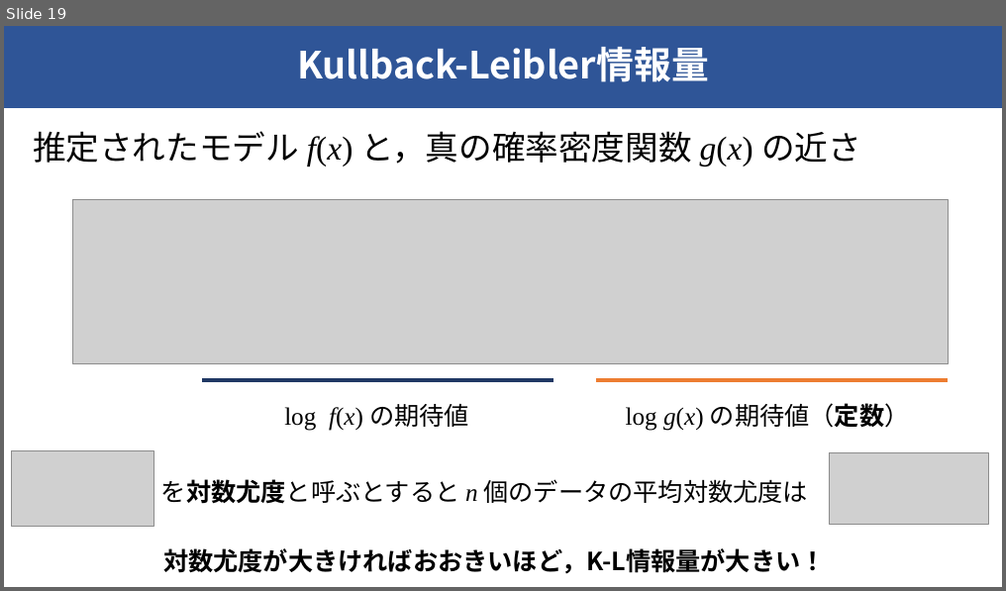
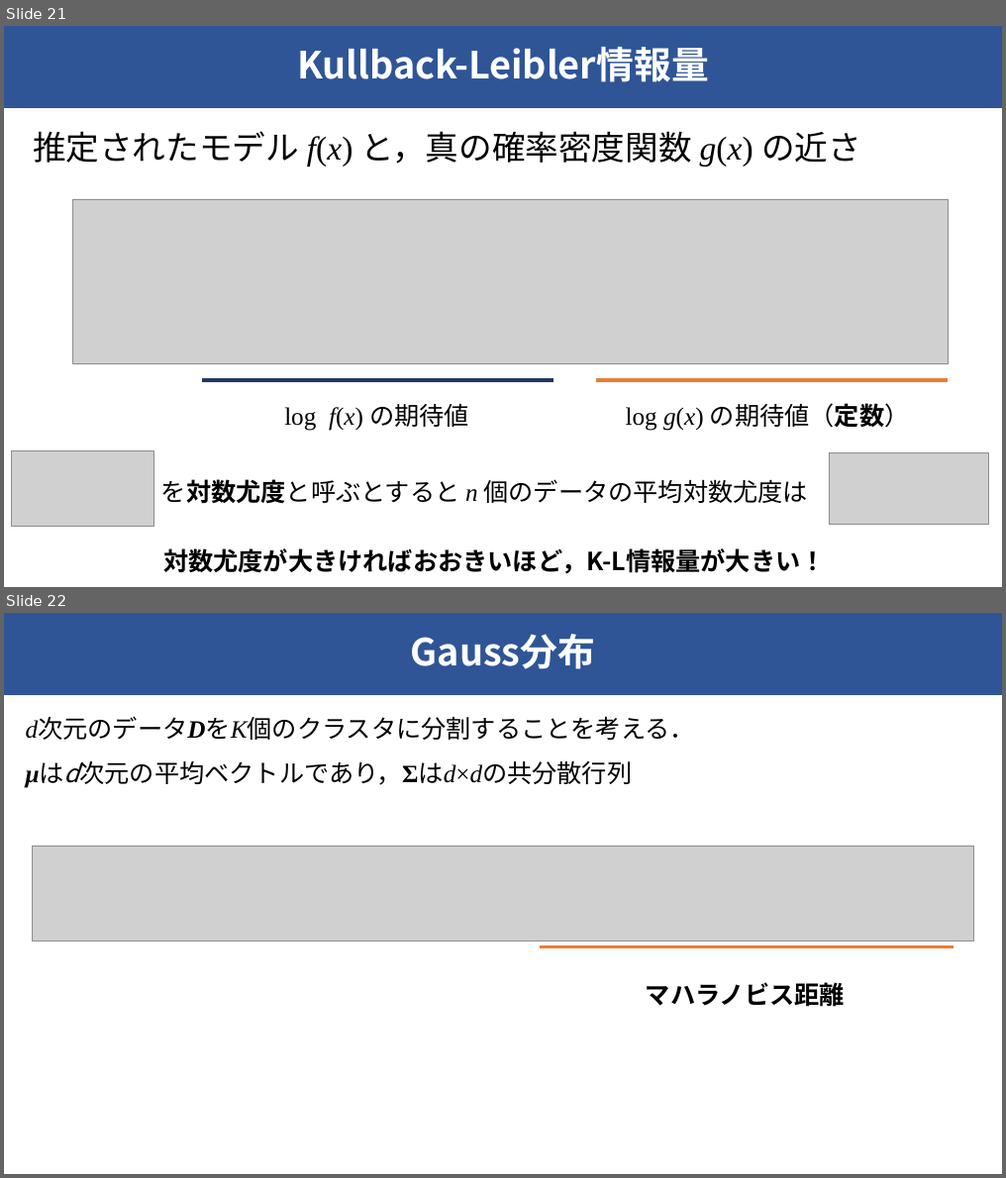
Before and after one commit to raryosu/graduation-research, a slide deck: docs/interim-presen/interim_hagihara.pptx. Shown one above the other, each under a label of ours: slide 19 before the commit, slides 21 and 22 after it. The pictures are 1006x591 and 1006x1178 pixels, drawn with LibreOffice and Linux fonts; fonts in the diff are those of the drawing; grey boxes stand for pictures. Boxes give left, top, right and bottom in pixels: in the first picture for what was removed or moved away, otherwise in the second. Text is boxed around its words. In the diff, an @@ line names an element or a change of style, - is before the commit and + after.

Commit message:
ふつうのGauss分布の式を追記

```diff
--- a/docs/interim-presen/interim_hagihara.pptx
+++ b/docs/interim-presen/interim_hagihara.pptx
@@ slide 22 added at (4, 613, 1002, 1174), background #FFFFFF; not listed: 1 template element that a slide beside it also shows @@
@@ title added at (411, 634, 596, 669), 36 pt, text #FFFFFF, bold @@
+Gauss分布
@@ text added at (26, 718, 695, 785), 24 pt, text #000000 @@
+d次元のデータDをK個のクラスタに分割することを考える．
+μはd次元の平均ベクトルであり，Σはd×dの共分散行列
@@ picture added at (33, 847, 974, 941) @@
@@ line added from (540, 948) to (954, 948), #ED7D31 2.25 pt @@
@@ text added at (646, 982, 845, 1007), 24 pt, text #000000, bold @@
+マハラノビス距離
@@ what was slide 19 is now slide 21 @@
```
Also in this commit, not shown: 2 slides changed, 1 other slide added.
